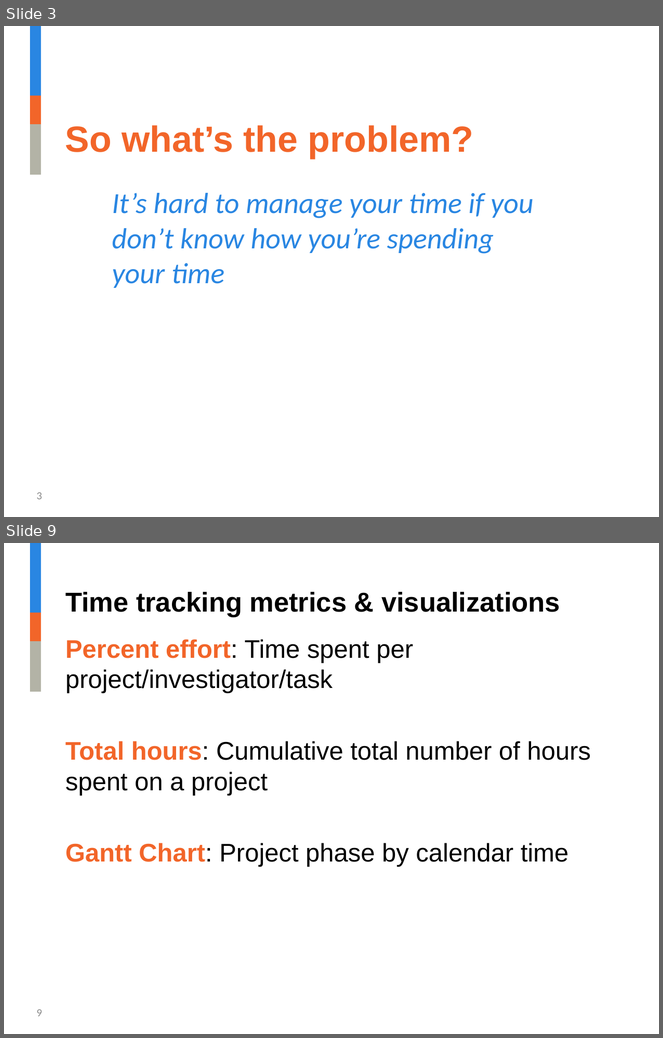
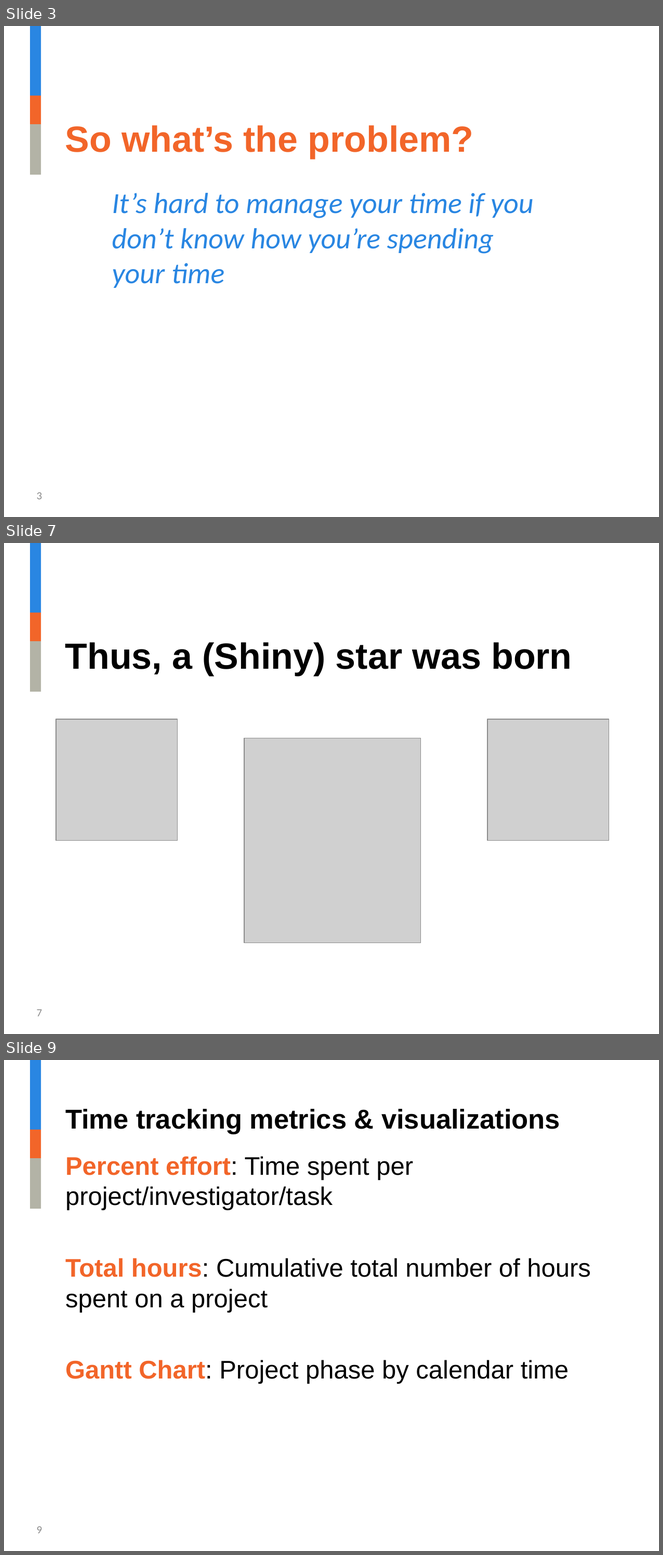
Before and after one commit to jalavery/timetrackR, a slide deck: RLadies timetrackR Presentation v2.pptx. Shown one above the other, each under a label of ours: slides 3 and 9 before the commit, slides 3, 7 and 9 after it; the slides between them are not shown. The pictures are 663x1038 and 663x1555 pixels, drawn with LibreOffice and Linux fonts; fonts in the diff are those of the drawing; grey boxes stand for pictures; background and template pictures are left out. Boxes give left, top, right and bottom in pixels: in the first picture for what was removed or moved away, otherwise in the second. Text is boxed around its words. In the diff, an @@ line names an element or a change of style, - is before the commit and + after.

```diff
--- a/RLadies timetrackR Presentation v2.pptx
+++ b/RLadies timetrackR Presentation v2.pptx
@@ slide 7 added at bbox=[4, 543, 659, 1034], background #FFFFFF; not listed: 3 template elements that a slide beside it also shows @@
@@ title added at bbox=[65, 642, 572, 676], 40 pt, text #000000, bold @@
+Thus, a (Shiny) star was born
@@ picture added at bbox=[56, 719, 177, 840] @@
@@ picture added at bbox=[488, 719, 609, 840] @@
@@ picture added at bbox=[244, 738, 422, 943] @@
@@ page number added at bbox=[37, 1009, 42, 1017], 12 pt, text #8C8C8C @@
+7
```
Also in this commit, not shown: 9 slides changed, 1 other slide added, 1 slide removed, 5 other files.
